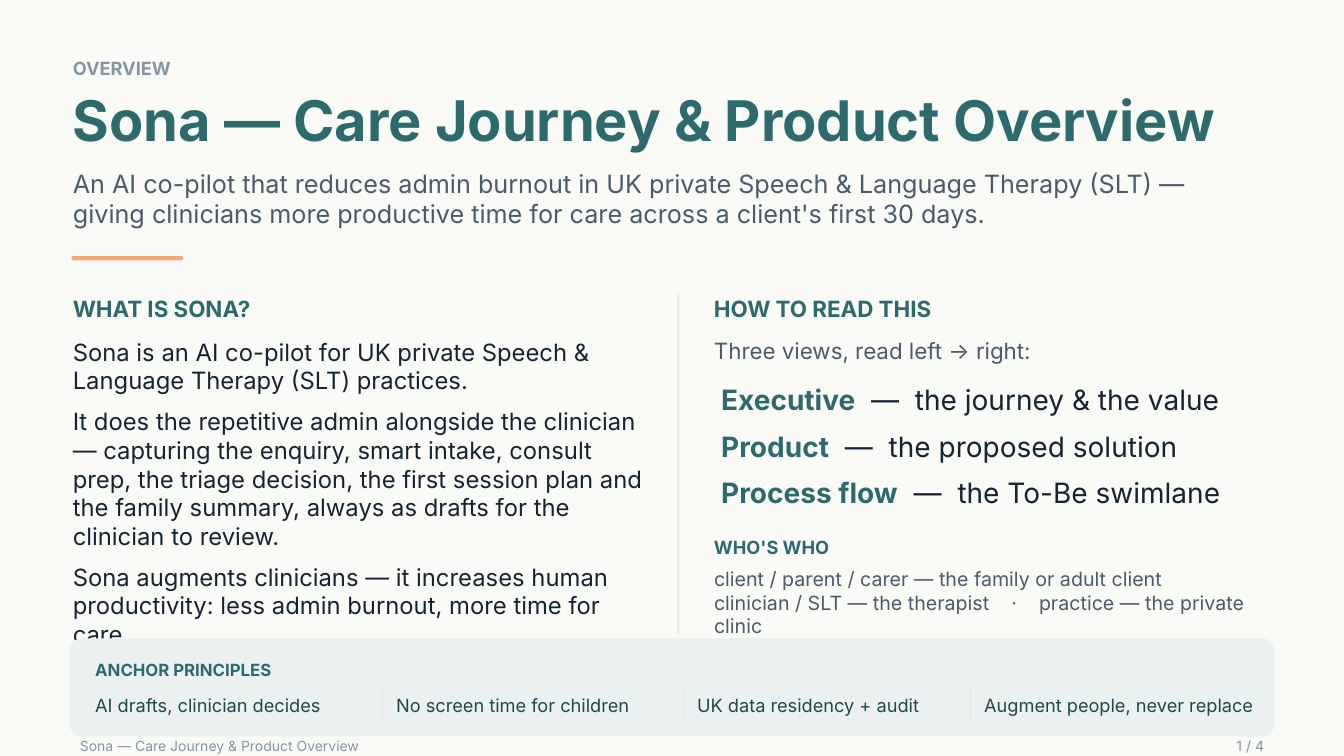
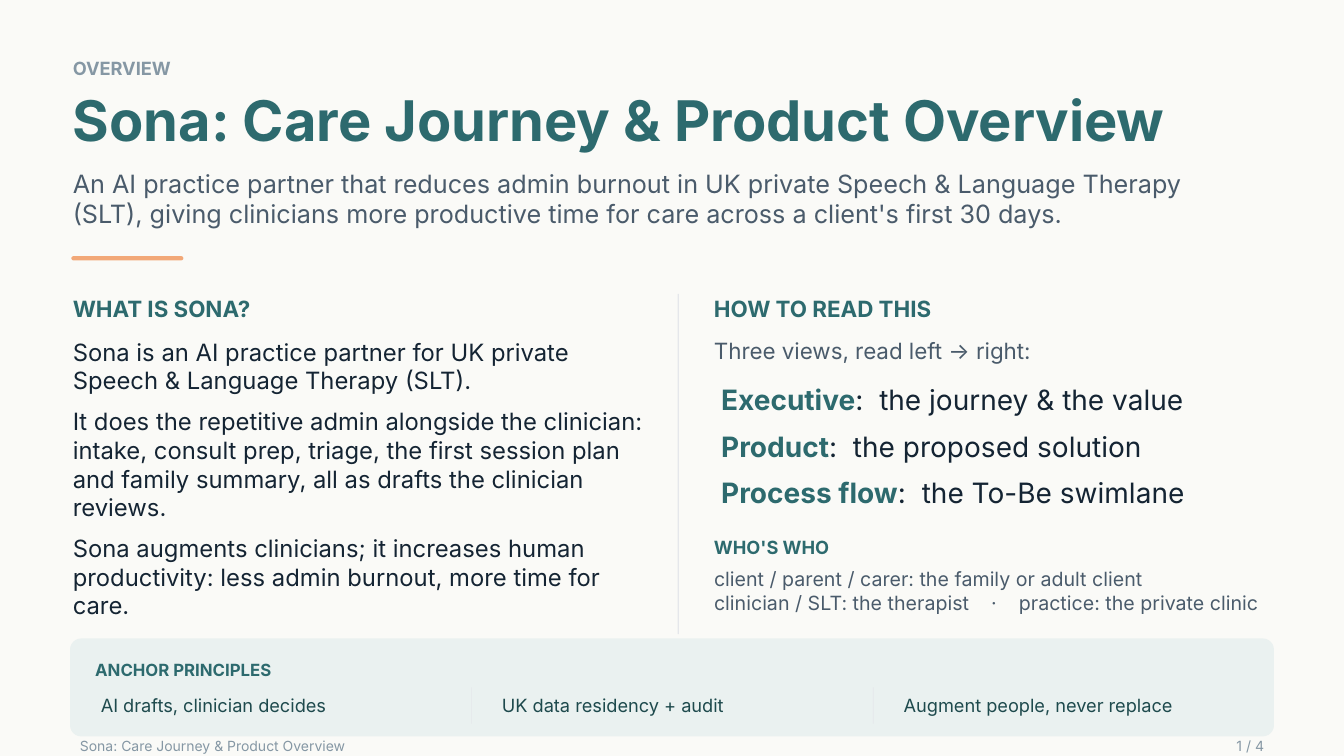
Before and after one commit to devuplabs/speech-mvp, a slide deck: slide 1 of docs/design/Sona_Care_Journey_Deck.pptx. Drawn at 1344x756 pixels with LibreOffice and Linux fonts; fonts in the diff are those of the drawing. Boxes give left, top, right and bottom in pixels: in the first picture for what was removed or moved away, otherwise in the second. Text is boxed around its words. In the diff, an @@ line names an element or a change of style, - is before the commit and + after.

```diff
--- a/docs/design/Sona_Care_Journey_Deck.pptx
+++ b/docs/design/Sona_Care_Journey_Deck.pptx
@@ text at (73, 98, 1164, 153): text changed @@
-Sona — Care Journey & Product Overview
+Sona: Care Journey & Product Overview
@@ text at (73, 174, 1182, 228): text changed @@
-An AI co-pilot that reduces admin burnout in UK private Speech & Language Therapy (SLT) — giving clinicians more productive time for care across a client's first 30 days.
+An AI practice partner that reduces admin burnout in UK private Speech & Language Therapy (SLT), giving clinicians more productive time for care across a client's first 30 days.
@@ text at (73, 343, 643, 615): text changed @@
-Sona is an AI co-pilot for UK private Speech & Language Therapy (SLT) practices.
-It does the repetitive admin alongside the clinician — capturing the enquiry, smart intake, consult prep, the triage decision, the first session plan and the family summary, always as drafts for the clinician to review.
-Sona augments clinicians — it increases human productivity: less admin burnout, more time for care.
+Sona is an AI practice partner for UK private Speech & Language Therapy (SLT).
+It does the repetitive admin alongside the clinician: intake, consult prep, triage, the first session plan and family summary, all as drafts the clinician reviews.
+Sona augments clinicians; it increases human productivity: less admin burnout, more time for care.
@@ text at (721, 388, 1183, 416): text changed @@
-Executive — the journey & the value
+Executive: the journey & the value
@@ text at (721, 436, 1141, 463): text changed @@
-Product — the proposed solution
+Product: the proposed solution
@@ text at (721, 481, 1185, 504): text changed @@
-Process flow — the To-Be swimlane
+Process flow: the To-Be swimlane
@@ text at (714, 571, 1258, 614): text changed @@
-client / parent / carer — the family or adult client
-clinician / SLT — the therapist · practice — the private clinic
+client / parent / carer: the family or adult client
+clinician / SLT: the therapist · practice: the private clinic
@@ rectangle: place and size @@
-rectangle at (684, 688, 685, 724)
+rectangle at (471, 688, 472, 724)
@@ rectangle removed at (970, 688, 971, 724) @@
@@ text "AI drafts, clinician decides": place and size @@
-text "AI drafts, clinician decides" at (95, 698, 321, 715)
+text "AI drafts, clinician decides" at (101, 698, 326, 715)
@@ text removed at (396, 698, 629, 712) @@
-No screen time for children
@@ text "UK data residency + audit": place and size @@
-text "UK data residency + audit" at (697, 698, 919, 716)
+text "UK data residency + audit" at (502, 698, 723, 716)
@@ text "Augment people, never replace": place and size @@
-text "Augment people, never replace" at (984, 698, 1253, 716)
+text "Augment people, never replace" at (904, 698, 1173, 716)
@@ text at (80, 741, 345, 754): text changed @@
-Sona — Care Journey & Product Overview
+Sona: Care Journey & Product Overview
```
Also in this commit, not shown: 3 other slides changed, 3 other files.
